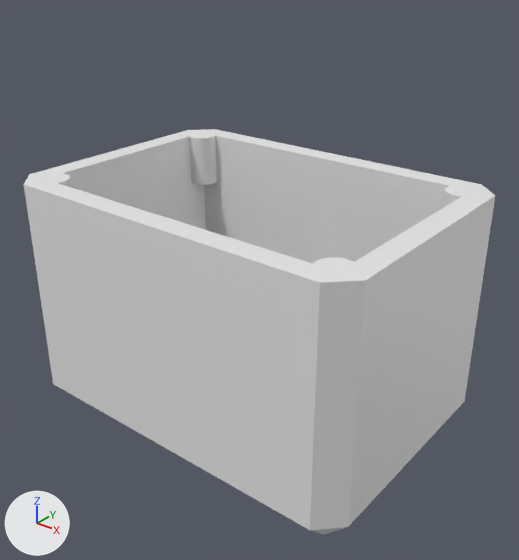
The Blender file model/pantilt.blend, before and after one commit.
One viewpoint serves both versions: a 50 mm camera at (103.2, -69.7, 78.3) aimed at (32.8, 18.3, 23.7). Arrows for +X, +Y and +Z are at lower left; the lights stay in place. The picture after the commit comes second. The same objects are shown in both versions, whatever each file hides.

Objects in the first picture: 'base'.
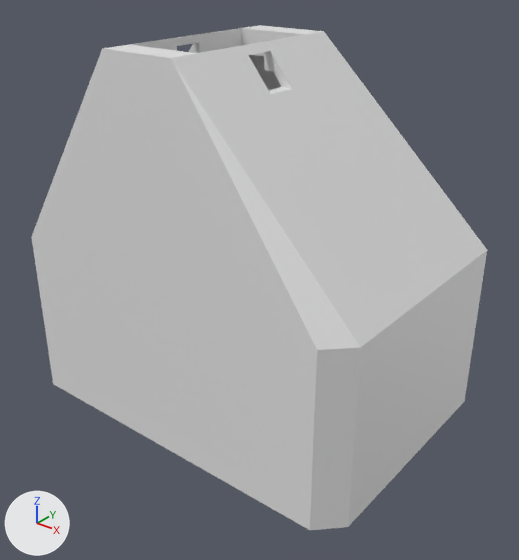
ob_screw is not drawn itself; it is used by a modifier of ob_base.
ob_screw_001 is not drawn itself; it is used by a modifier of ob_base.
ob_screw_002 is not drawn itself; it is used by a modifier of ob_base.
ob_screw_003 is not drawn itself; it is used by a modifier of ob_base.

Boxes (x1, y1, x2, y2) around the edits, measured in the pictures (519 x 560 px):
'base', reshaped, moved, turned: before (24, 129, 495, 535); after (31, 25, 487, 530)
part 1 of me_cube_001, built on: before (62, 136, 448, 264); after (249, 55, 281, 90)

The change, as a list of edits to the scene's bpy script:
```text
Change me_cube_001:
    used by ob_inner_space; location = (0.0, 0.0, 0.0)
    remove me_cube_001.from_pydata(...)  # 8 vertices, 6 faces; spans x 0.0..60.0, y 0.0..40.0, z 0.0..40.0
    add me_cube_001.from_pydata(...)  # 24 vertices, 18 faces; spans x -2.2..62.2, y -2.3..42.3, z -2.0..60.0
    me_cube_001 part 1: the whole mesh is rebuilt
Change me_cube_006:
    used by ob_base; location = (0.0, 0.0, 0.0)
    remove me_cube_006.from_pydata(...)  # 20 vertices, 18 faces; spans x -4.0..64.0, y -4.0..44.0, z -4.0..40.0
    add me_cube_006.from_pydata(...)  # 20 vertices, 18 faces; spans x -34.0..34.0, y -24.0..24.0, z -42.8..21.2
    me_cube_006 part 2: the whole mesh is rebuilt
Change ob_base:
    ob_base.location: (0.0, 0.0, 0.0) -> (30.0, 20.0, 21.2)
    ob_base.rotation_euler: (0.0, 0.0, 0.0) -> (-3.142, 0.0, 0.0)  # degrees (0, 0, 0) -> degrees (-180, 0, 0)
Change ob_screw:
    ob_screw.location: (1.0, 1.0, 19.5) -> (0.275, 0.525, -10.5)
Change ob_screw_001:
    ob_screw_001.location: (1.0, 39.0, 19.5) -> (0.275, 39.48, -10.5)
Change ob_screw_002:
    ob_screw_002.location: (59.0, 1.0, 19.5) -> (59.73, 0.525, -10.5)
Change ob_screw_003:
    ob_screw_003.location: (59.0, 39.0, 19.5) -> (59.73, 39.48, -10.5)
```
